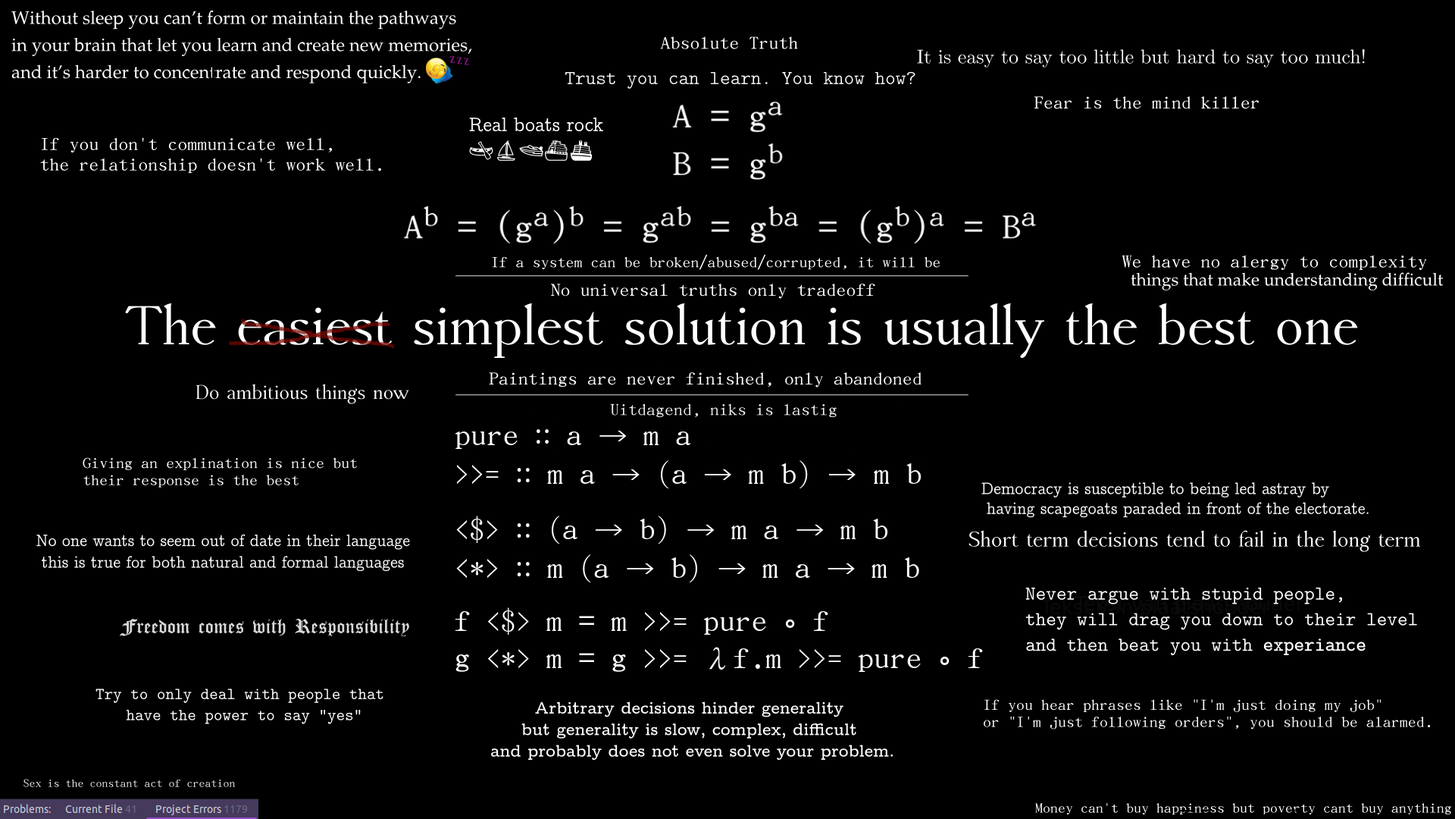
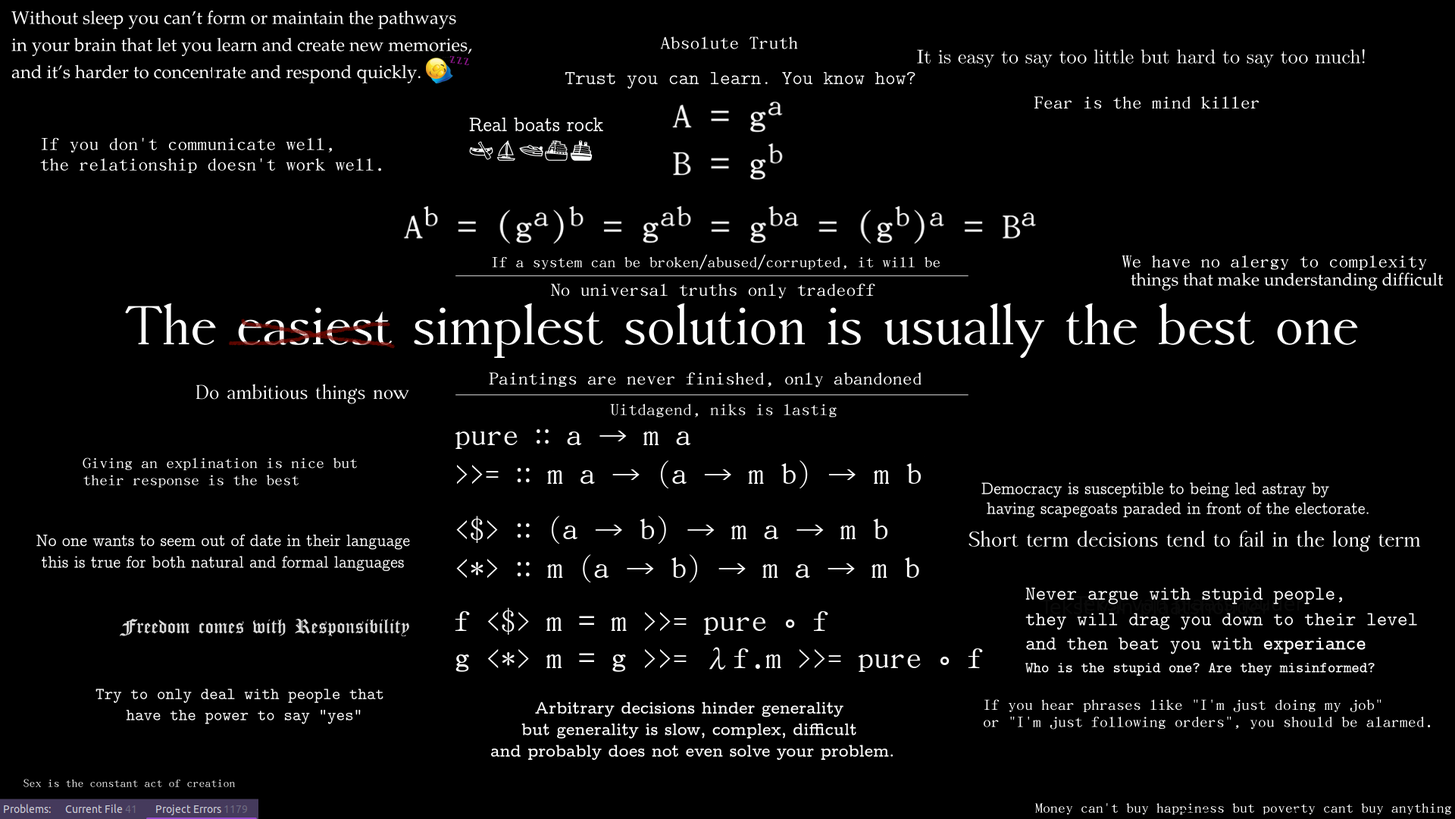
Before/after of a 1455x819 layered artwork. What changed in the layer stack:
painted on "Tekenlaag 3 (geplakt)" over <box>1025,636,1375,677</box>
painted on "sleep + arbitrary hinders" over <box>1025,636,1375,677</box>
painted on "background" over <box>1025,636,1375,677</box>
